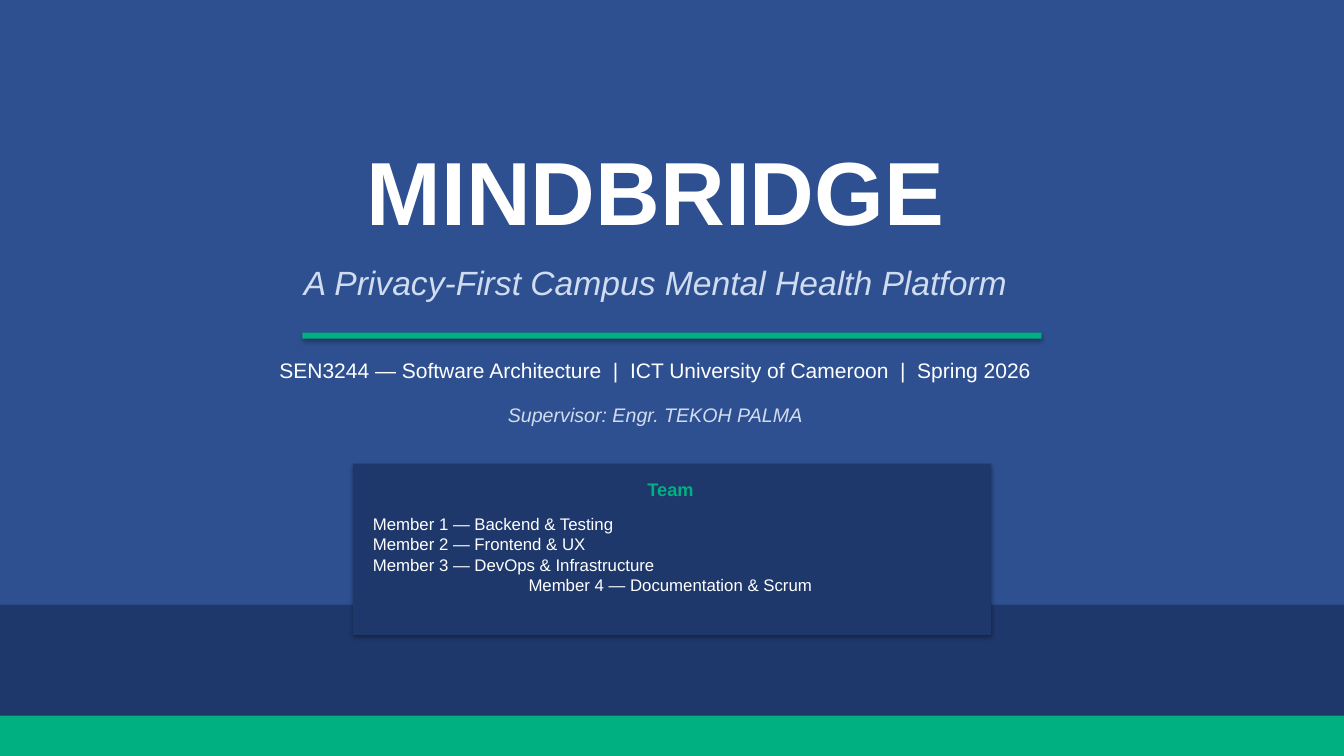
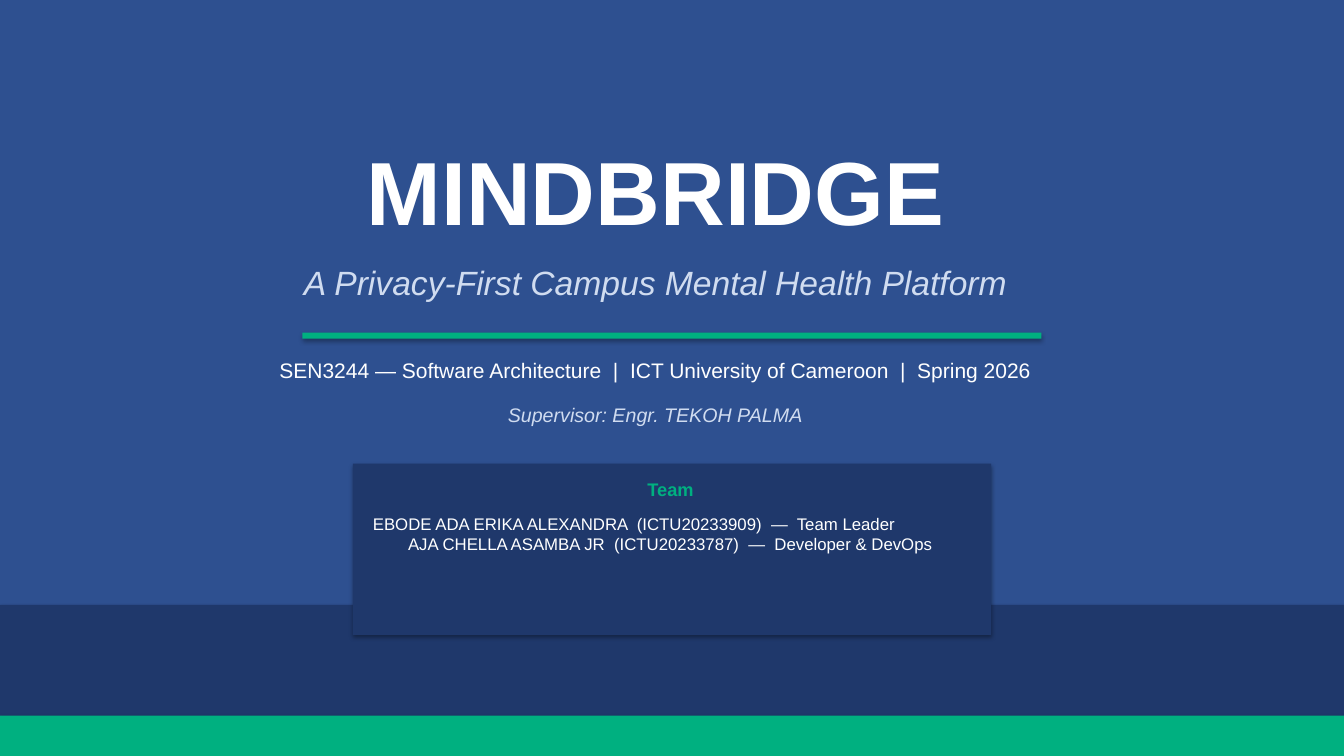
Before and after one commit to ebodeadaerika/Mindbridge_app, a slide deck: slide 1 of MindBridge_Presentation.pptx. Drawn at 1344x756 pixels with LibreOffice and Linux fonts; fonts in the diff are those of the drawing. Boxes give left, top, right and bottom in pixels: in the first picture for what was removed or moved away, otherwise in the second. Text is boxed around its words. In the diff, an @@ line names an element or a change of style, - is before the commit and + after.

Commit message:
Add real team names to all documents
EBODE ADA ERIKA ALEXANDRA (ICTU20233909) — Team Leader
AJA CHELLA ASAMBA JR (ICTU20233787) — Developer & DevOps

Updated: FINAL_REPORT.md, README.md, SCRUM_REPORT.md,
all 4 Word document cover pages, PPTX title slide

```diff
--- a/MindBridge_Presentation.pptx
+++ b/MindBridge_Presentation.pptx
@@ text at [373, 518, 932, 554]: text changed @@
-Member 1 — Backend & Testing
-Member 2 — Frontend & UX
-Member 3 — DevOps & Infrastructure
-Member 4 — Documentation & Scrum
+EBODE ADA ERIKA ALEXANDRA (ICTU20233909) — Team Leader
+AJA CHELLA ASAMBA JR (ICTU20233787) — Developer & DevOps
```
Also in this commit, not shown: 8 other files.
